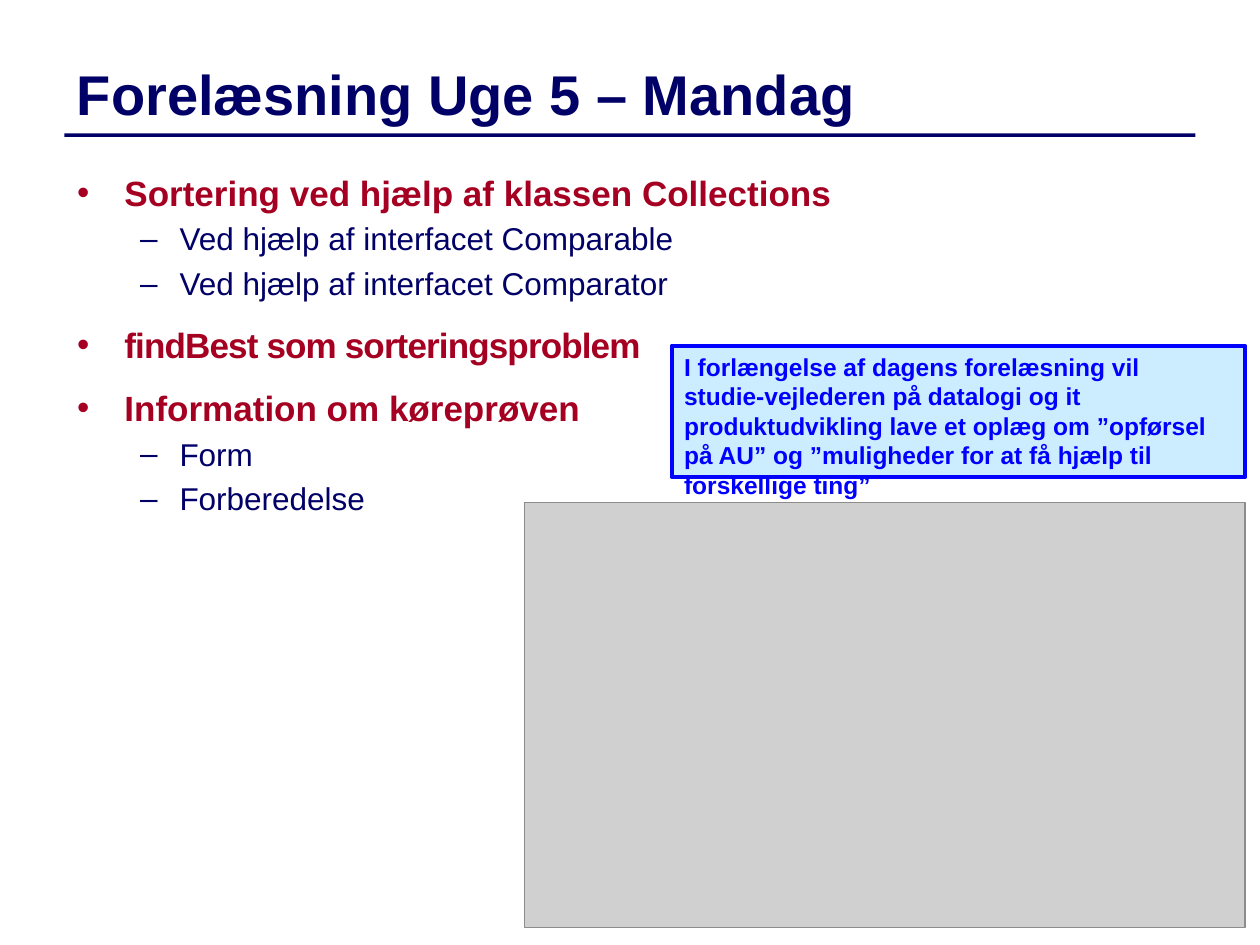
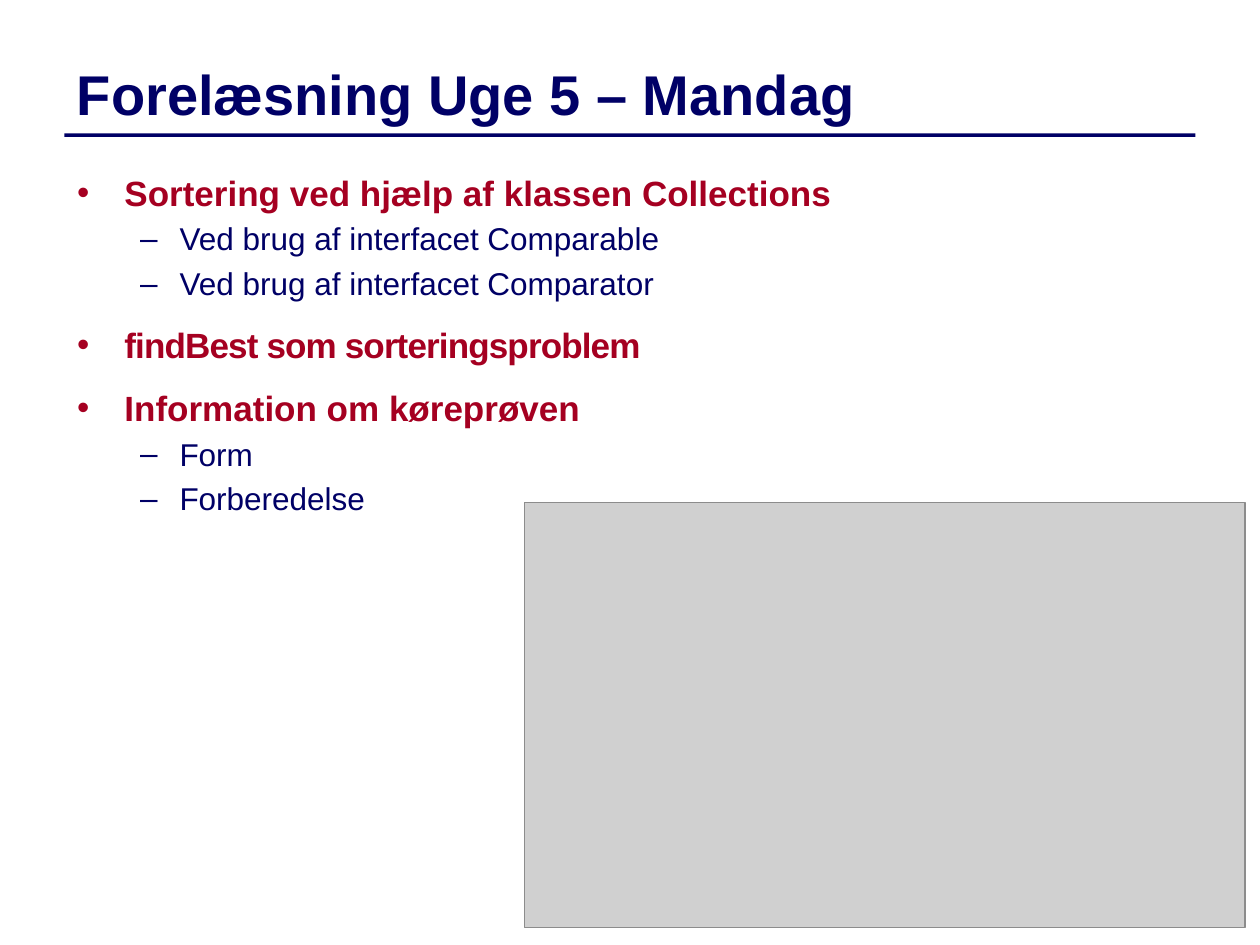
Before and after one commit to IntProgAU/Materiale, a slide deck: slide 1 of web/e23/uge_5a/Slides-Uge5-Mandag.pptx. Drawn at 1260x945 pixels with LibreOffice and Linux fonts; fonts in the diff are those of the drawing; grey boxes stand for pictures. Boxes give left, top, right and bottom in pixels: in the first picture for what was removed or moved away, otherwise in the second. Text is boxed around its words. In the diff, an @@ line names an element or a change of style, - is before the commit and + after.

```diff
--- a/web/e23/uge_5a/Slides-Uge5-Mandag.pptx
+++ b/web/e23/uge_5a/Slides-Uge5-Mandag.pptx
@@ text at (180, 227, 659, 301): text changed @@
-  – Ved hjælp af interfacet Comparable
-  – Ved hjælp af interfacet Comparator
+  – Ved brug af interfacet Comparable
+  – Ved brug af interfacet Comparator
@@ rectangle removed at (672, 345, 1245, 476) @@
-I forlængelse af dagens forelæsning vil studie-vejlederen på datalogi og it produktudvikling lave et oplæg om ”opførsel på AU” og ”muligheder for at få hjælp til forskellige ting”
```
Also in this commit, not shown: 13 other slides changed.
